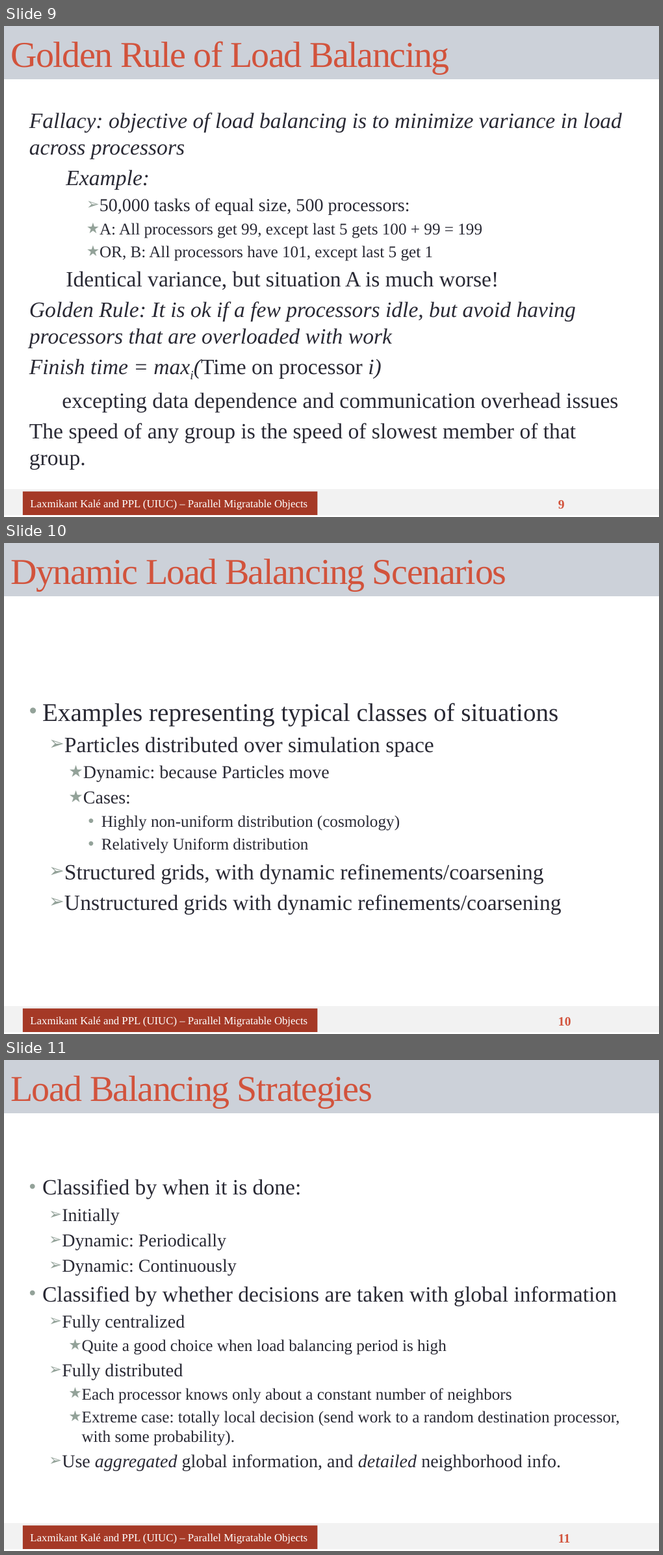
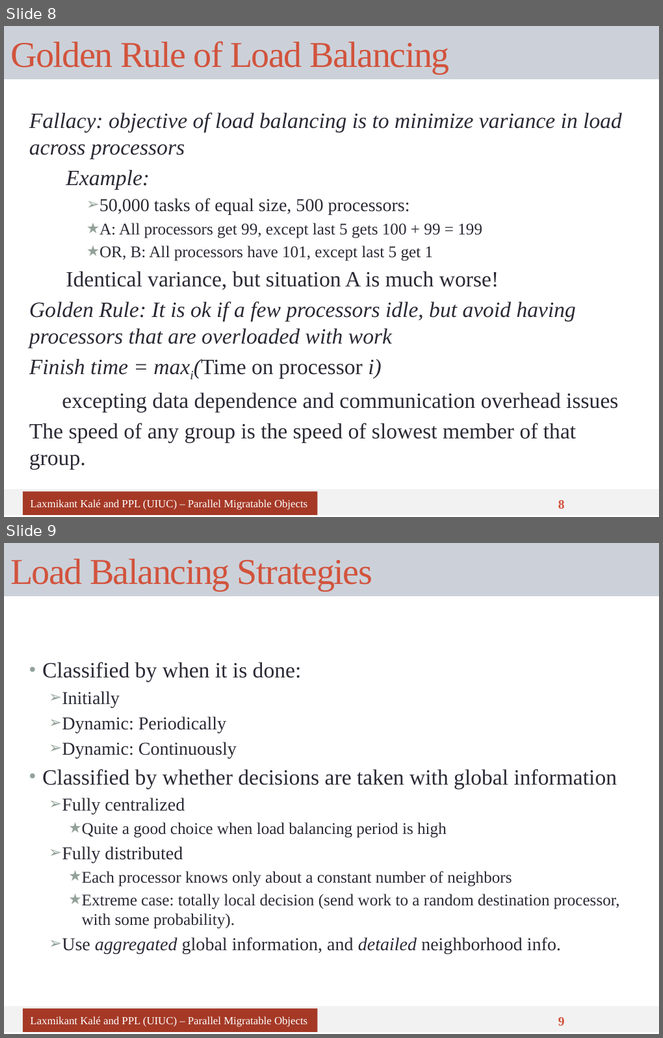
Before and after one commit to UIUC-PPL/charm_tutorial, a slide deck: tutorial-10-load_balancing.pptx. Shown one above the other, each under a label of ours: slides 9, 10 and 11 before the commit, slides 8 and 9 after it. The pictures are 663x1555 and 663x1038 pixels, drawn with LibreOffice and Linux fonts; fonts in the diff are those of the drawing. Boxes give left, top, right and bottom in pixels: in the first picture for what was removed or moved away, otherwise in the second. Text is boxed around its words. In the diff, an @@ line names an element or a change of style, - is before the commit and + after.

```diff
--- a/tutorial-10-load_balancing.pptx
+++ b/tutorial-10-load_balancing.pptx
@@ slide 10 removed at (4, 543, 659, 1034), background #FFFFFF; not listed: 1 template element that a slide beside it also shows @@
@@ title removed at (4, 543, 659, 596) @@
-Dynamic Load Balancing Scenarios
@@ text removed at (42, 703, 561, 914) @@
-• Examples representing typical classes of situations
-  ➢ Particles distributed over simulation space
-    ★ Dynamic: because Particles move
-    ★ Cases:
-      • Highly non-uniform distribution (cosmology)
-      • Relatively Uniform distribution
-  ➢ Structured grids, with dynamic refinements/coarsening
-  ➢ Unstructured grids with dynamic refinements/coarsening
@@ rectangle removed at (23, 1009, 318, 1032) @@
-Laxmikant Kalé and PPL (UIUC) – Parallel Migratable Objects
@@ page number removed at (558, 1017, 571, 1026) @@
-10
@@ what was slide 9 is now slide 8 @@
@@ page number at (558, 500, 565, 509): text changed @@
-9
+8
@@ what was slide 11 is now slide 9 @@
@@ page number at (558, 1017, 565, 1026): text changed @@
-11
+9
```
Also in this commit, not shown: 1 slide changed, 2 other slides removed.
